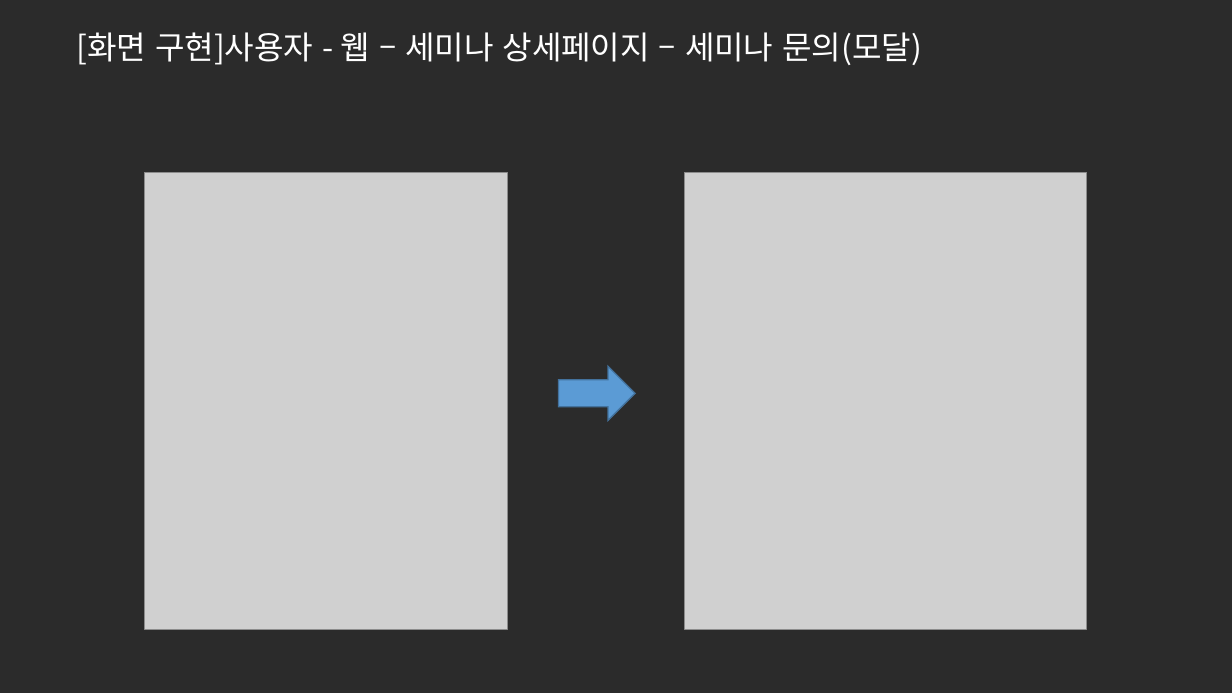
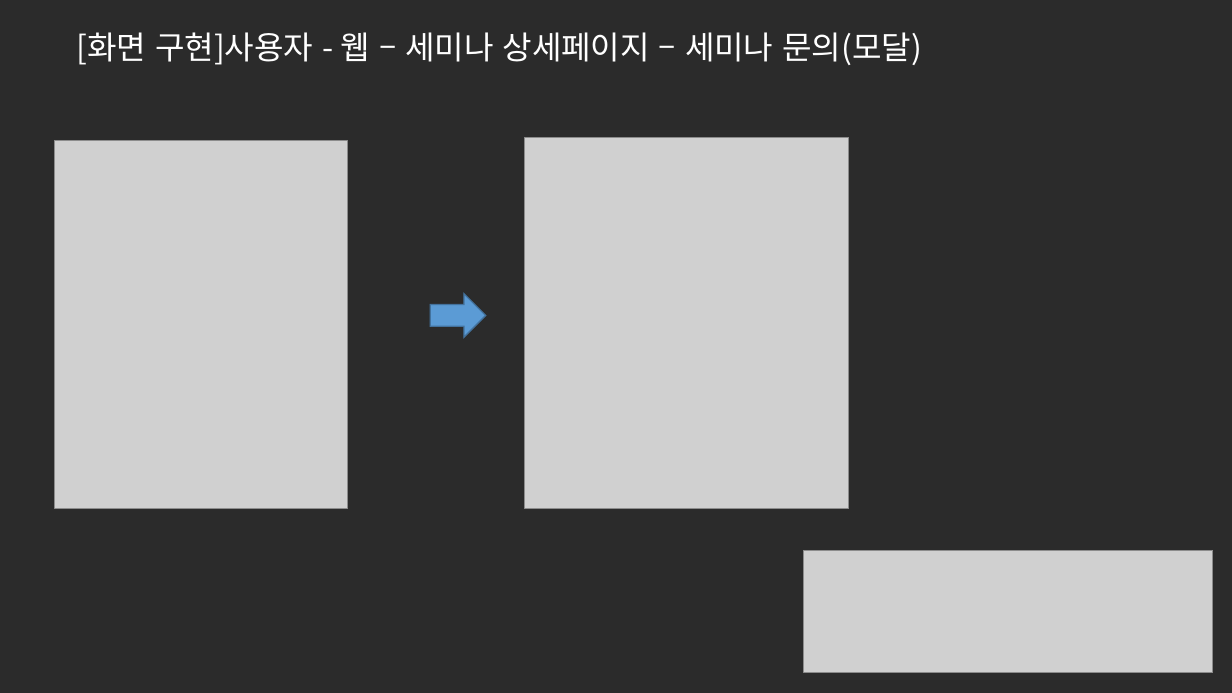
Before and after one commit to ezenteam2/e-Zone, a slide deck: slide 9 of 0 발표용 파워포인트/0501 5차발표/0501 project05 - 파워포인트 - 서희.pptx (slide 3 before the commit). Drawn at 1232x693 pixels with LibreOffice and Linux fonts; fonts in the diff are those of the drawing; grey boxes stand for pictures; background and template pictures are left out; a plain dark background stands for a picture behind light text. Boxes give left, top, right and bottom in pixels: in the first picture for what was removed or moved away, otherwise in the second. Text is boxed around its words. In the diff, an @@ line names an element or a change of style, - is before the commit and + after.

```diff
--- a/0 발표용 파워포인트/0501 5차발표/0501 project05 - 파워포인트 - 서희.pptx
+++ b/0 발표용 파워포인트/0501 5차발표/0501 project05 - 파워포인트 - 서희.pptx
@@ picture: place and size @@
-picture at [144,172,507,628]
+picture at [55,140,348,508]
@@ picture: place and size @@
-picture at [685,172,1087,628]
+picture at [525,138,849,509]
@@ right arrow: place and size @@
-right arrow at [559,366,636,421]
+right arrow at [431,294,486,337]
@@ picture added at [804,550,1214,673] @@
```
Also in this commit, not shown: 1 other slide changed, 9 slides added.
